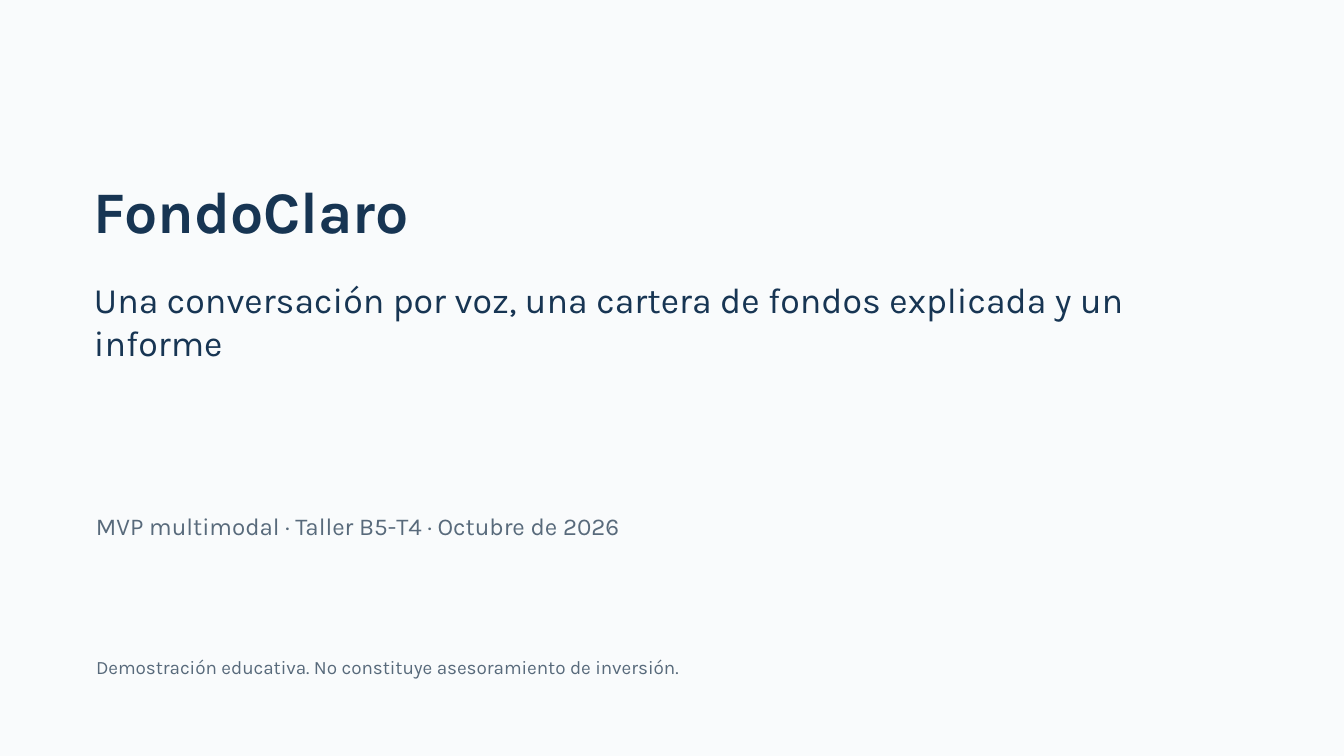
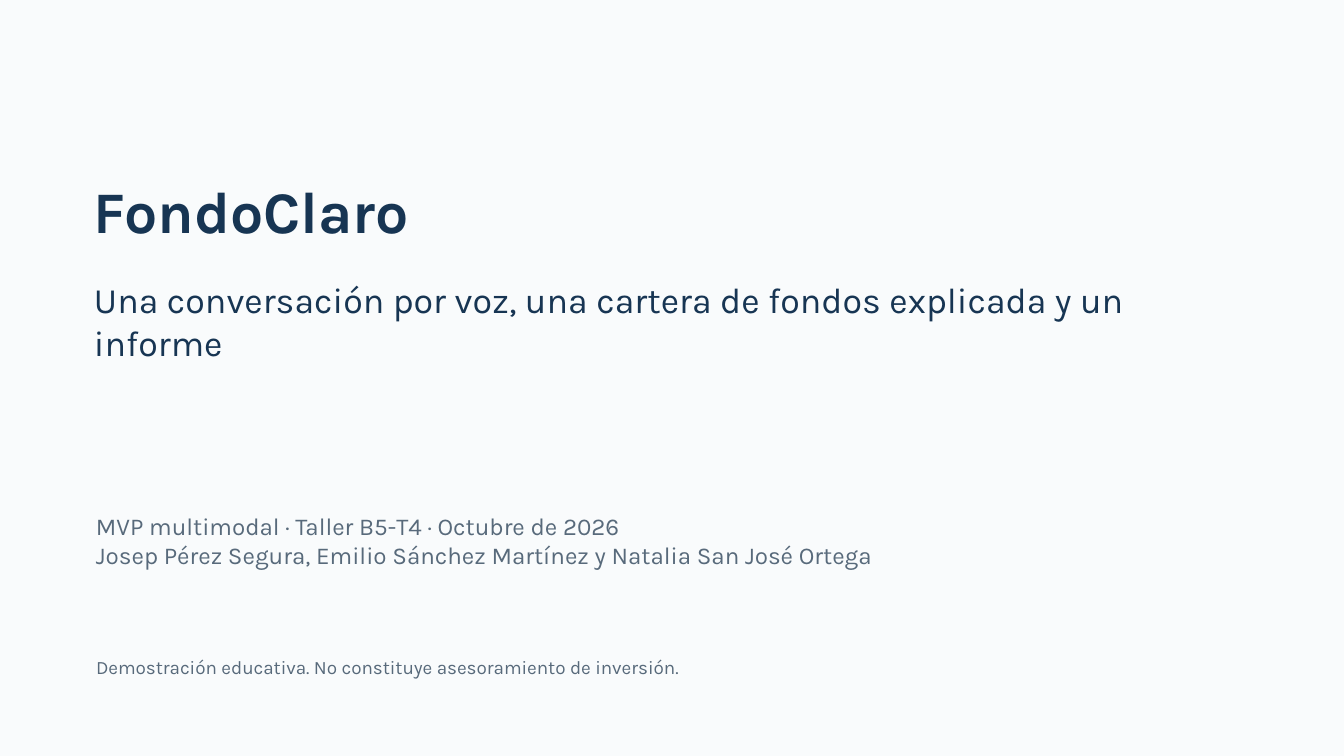
Before and after one commit to NataliaSJO/Taller_B5_T4_Multimodales, a slide deck: slide 1 of docs/pitch_fondoclaro_v3.pptx. Drawn at 1344x756 pixels with LibreOffice and Linux fonts; fonts in the diff are those of the drawing. Boxes give left, top, right and bottom in pixels: in the first picture for what was removed or moved away, otherwise in the second. Text is boxed around its words. In the diff, an @@ line names an element or a change of style, - is before the commit and + after.

```diff
--- a/docs/pitch_fondoclaro_v3.pptx
+++ b/docs/pitch_fondoclaro_v3.pptx
@@ text at (x1=96, y1=545, x2=872, y2=570): paragraph added @@
+Josep Pérez Segura, Emilio Sánchez Martínez y Natalia San José Ortega
```
Also in this commit, not shown: 4 other slides changed, 7 slides added.
